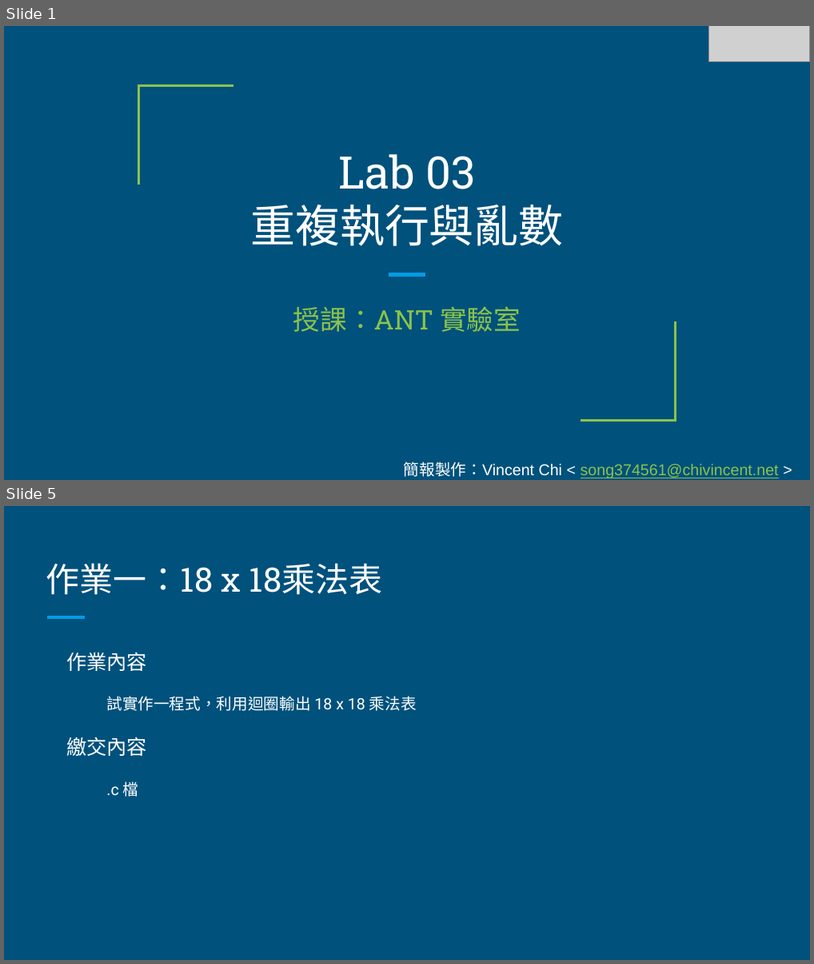
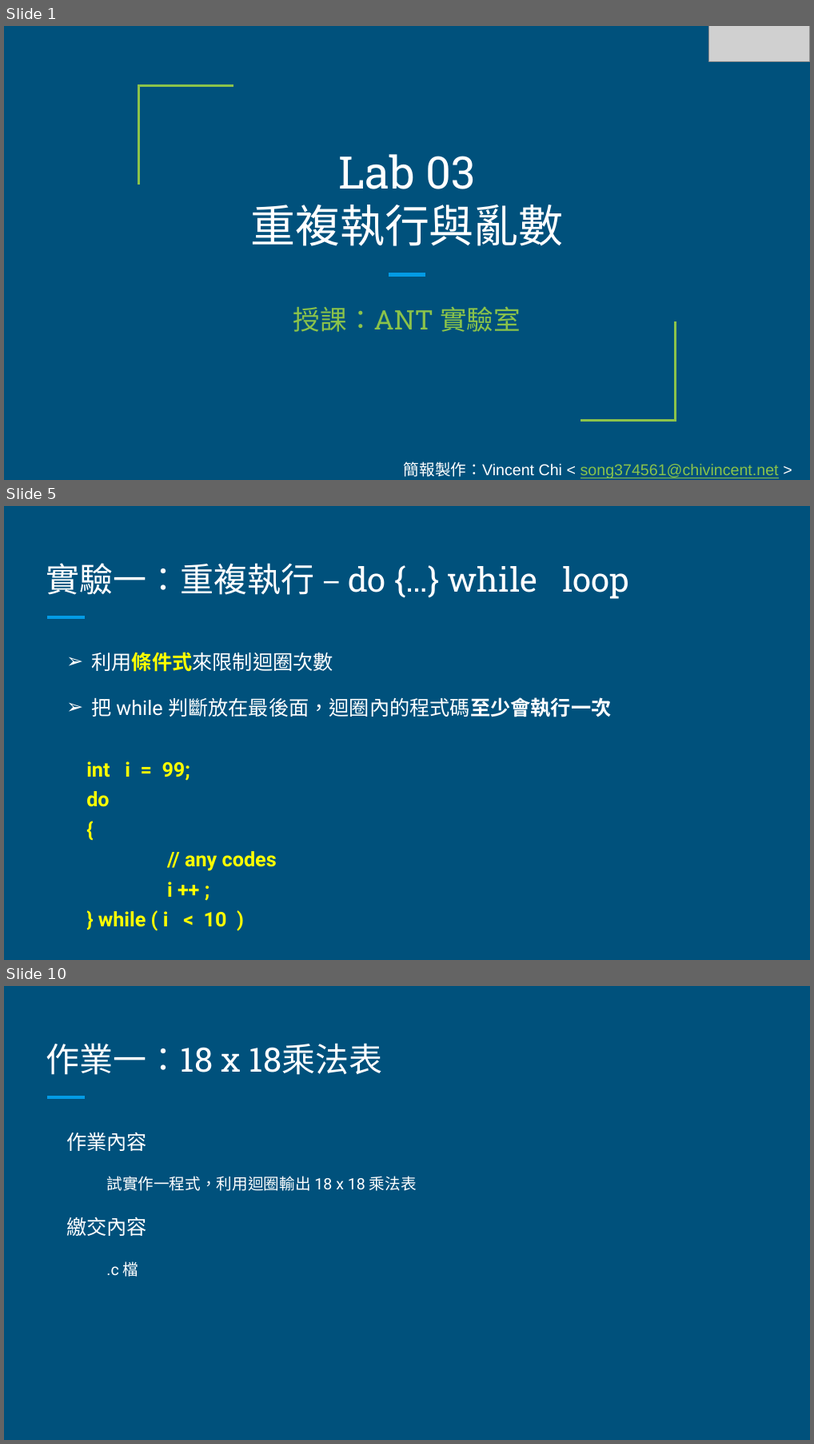
Before and after one commit to commProgramTAs/class, a slide deck: lab3/Lab 03 - 重複執行與亂數.pptx. Shown one above the other, each under a label of ours: slides 1 and 5 before the commit, slides 1, 5 and 10 after it; the slides between them are not shown. The pictures are 814x964 and 814x1444 pixels, drawn with LibreOffice and Linux fonts; fonts in the diff are those of the drawing; grey boxes stand for pictures. Boxes give left, top, right and bottom in pixels: in the first picture for what was removed or moved away, otherwise in the second. Text is boxed around its words. In the diff, an @@ line names an element or a change of style, - is before the commit and + after.

```diff
--- a/lab3/Lab 03 - 重複執行與亂數.pptx
+++ b/lab3/Lab 03 - 重複執行與亂數.pptx
@@ slide 5 added at <box>4,506,810,960</box>, background #00517C; not listed: 1 template element that a slide beside it also shows @@
@@ title added at <box>46,563,630,599</box>, 30 pt, text #FFFFFF @@
+實驗一：重複執行 – do {…} while loop
@@ text added at <box>86,652,611,927</box>, 18 pt, text #FFFF00, bold @@
+➢ 利用條件式來限制迴圈次數
+➢ 把 while 判斷放在最後面，迴圈內的程式碼至少會執行一次
+int i = 99;
+do
+{
+// any codes
+i ++ ;
+} while ( i < 10 )
@@ what was slide 5 is now slide 10 @@
```
Also in this commit, not shown: 4 slides changed, 4 other slides added, 10 other files.
